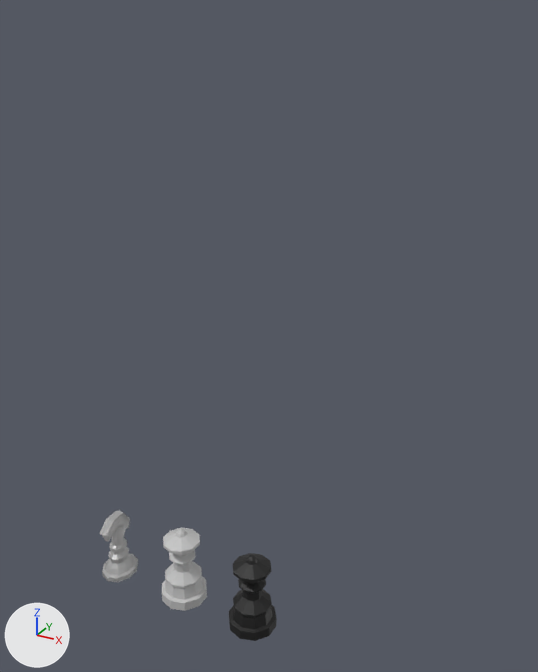
What one commit did to the Blender file Piece Models/Normal Models/normal.blend.
Both versions are drawn from a 50 mm camera at (8.15, -11.61, 13.33) aimed at (2.27, -0.93, 7.99). Arrows for +X, +Y and +Z are at lower left; the lights stay in place.
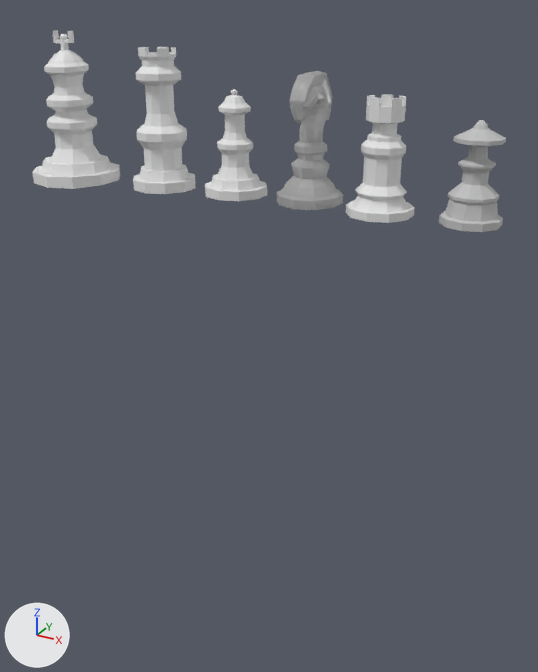
Pixel boxes [x1, y1, x2, y2] of what changed, in the pictures (538 x 672 px):
'Hussar', moved, rescaled (68% wider, 92% taller): before [99, 510, 138, 582]; after [277, 71, 343, 210]
'King', added: after [32, 30, 120, 189]
'Queen', added: after [133, 47, 196, 194]
'Tower', added: after [346, 95, 415, 223]
'Pawn', added: after [439, 120, 506, 232]
'Bishop', added: after [205, 89, 267, 201]
'Cylinder.002', deleted: before [229, 553, 277, 641]
'Cylinder.001', deleted: before [162, 527, 207, 611]

The change, as a list of edits to the scene's bpy script:
```text
Add me_cylinder_006:
    me_cylinder_006.from_pydata(...)  # 240 vertices, 232 faces; spans x -1.0..1.0, y -1.0..1.0, z -1.0..24.6
Add me_cylinder_005:
    me_cylinder_005.from_pydata(...)  # 312 vertices, 306 faces; spans x -1.1..1.0, y -1.1..1.1, z -2.7..27.2
Add me_cylinder_004:
    me_cylinder_004.from_pydata(...)  # 210 vertices, 202 faces; spans x -1.0..1.0, y -1.0..1.0, z -1.0..21.3
Add me_cylinder_001:
    me_cylinder_001.from_pydata(...)  # 210 vertices, 202 faces; spans x -0.6..0.6, y -0.7..0.7, z -0.8..23.6
Add me_cylinder_002_1:
    me_cylinder_002_1.from_pydata(...)  # 190 vertices, 182 faces; spans x -0.59..0.59, y -0.62..0.62, z 1.03..14.51
    me_cylinder_002_1.materials.append(mat_material_001)  # light grey #c1c1c1
Remove ob_cylinder_001:
    ob_cylinder_001 = bpy.data.objects.new('Cylinder.001', me_cylinder_002)
    ob_cylinder_001.location = (0.19, -1.08, 1.23)
    ob_cylinder_001.scale = (0.846, 0.846, 0.126)
Remove ob_cylinder_002:
    ob_cylinder_002 = bpy.data.objects.new('Cylinder.002', me_cylinder_003)
    ob_cylinder_002.location = (1.95, -1.08, 1.23)
    ob_cylinder_002.scale = (0.846, 0.846, 0.126)
Change ob_hussar:
    ob_hussar.location: (-1.52, -1.22, 1.37) -> (3.19, -1.31, 10.59)
    ob_hussar.scale: (1.19, 1.4, 1.4) -> (1.58, 1.65, 1.65)
Add ob_queen:
    ob_queen = bpy.data.objects.new('Queen', me_cylinder_006)
    ob_queen.location = (0.42, -1.27, 10.61)
    ob_queen.scale = (0.546, 0.546, 0.0873)
Add ob_king:
    ob_king = bpy.data.objects.new('King', me_cylinder_005)
    ob_king.location = (-1.22, -1.6, 10.78)
    ob_king.scale = (0.693, 0.693, 0.0817)
Add ob_bishop:
    ob_bishop = bpy.data.objects.new('Bishop', me_cylinder_004)
    ob_bishop.location = (1.85, -1.27, 10.64)
    ob_bishop.scale = (0.518, 0.518, 0.0728)
Add ob_tower:
    ob_tower = bpy.data.objects.new('Tower', me_cylinder_001)
    ob_tower.location = (4.41, -1.48, 10.65)
    ob_tower.scale = (0.746, 0.746, 0.0671)
Add ob_pawn:
    ob_pawn = bpy.data.objects.new('Pawn', me_cylinder_002_1)
    ob_pawn.location = (5.73, -1.46, 10.51)
    ob_pawn.scale = (0.687, 0.687, 0.102)
```
